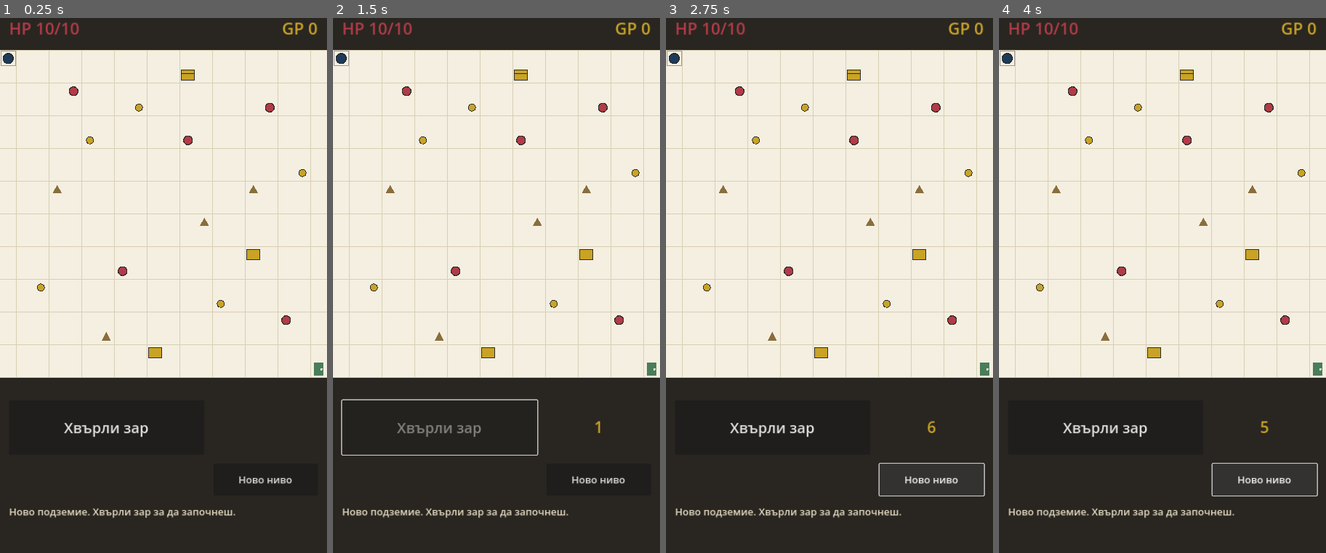
Above: before the commit, frames 1-4 (left to right).
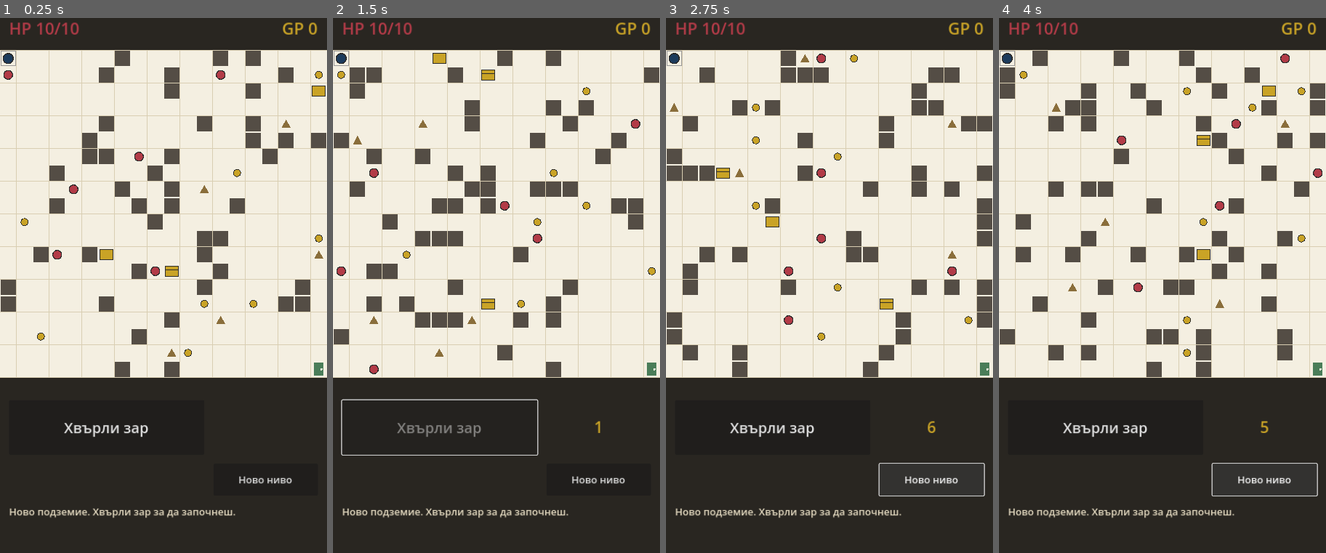
Above: after the commit, the same moments.

Repository: ViliyanSG/paper-dungeon
Game: Godot game, scene res://Main.tscn
Two runs of this game, one before a commit and one after it. Both use one fixed random seed, a clock stepped at 60 frames per second and the inputs below.
Inputs:
- Up to frame 1 (0.25 s): no input
- Up to frame 2 (1.5 s): click "Ново ниво" at 0.5 s; click "Хвърли зар" at 1.25 s
- Up to frame 3 (2.75 s): click "Ново ниво" at 2 s
- Up to frame 4 (4 s): click "Хвърли зар" at 2.75 s; click "Ново ниво" at 3.5 s

The runs differ from the first frame. In frame 1, 7.6% of the frame differs, in the area x 0-100%, y 6-68%; in frame 2, 8.4%; in frame 3, 8.5%; in frame 4, 9.3%.

Commit message:
Add random walls: full-cell obstacles that block movement; scatter entities on free reachable cells; regenerate until exit reachable
Co-Authored-By: Claude Opus 4.8 <noreply@anthropic.com>

Diff:
--- a/main.gd
+++ b/main.gd
@@ -24,6 +24,7 @@
 const C_BLUE := Color(0.11, 0.23, 0.36)
 const C_GRAY := Color(0.6, 0.6, 0.6)
 const C_TEXT := Color(0.90, 0.86, 0.76)
+const C_WALL := Color(0.33, 0.30, 0.27)
 
 # ---- Game state ----
 var player := {}
@@ -34,6 +35,7 @@
 var awaiting_move := false
 var path: Array[Vector2i] = []
 var entities: Array = []
+var walls: Dictionary = {}
 var exit_cell := Vector2i(COLS - 1, ROWS - 1)
 var spinning := false
 var game_over := false
@@ -125,24 +127,7 @@
 	game_over = false
 	log_lines = []
 
-	# Hand-designed layout (spread across the 20x20 board)
-	_place("enemy", 4, 2)
-	_place("enemy", 11, 5)
-	_place("enemy", 16, 3)
-	_place("enemy", 7, 13)
-	_place("enemy", 17, 16)
-	_place("trap", 3, 8)
-	_place("trap", 12, 10)
-	_place("trap", 6, 17)
-	_place("trap", 15, 8)
-	_place("coin", 8, 3)
-	_place("coin", 2, 14)
-	_place("coin", 13, 15)
-	_place("coin", 18, 7)
-	_place("coin", 5, 5)
-	_place("chest", 15, 12)
-	_place("chest", 9, 18)
-	_place("chest", 11, 1)
+	_generate_level()
 
 	add_log("Ново подземие. Хвърли зар за да започнеш.")
 	roll_button.disabled = false
@@ -156,6 +141,73 @@
 	for k in extra:
 		e[k] = extra[k]
 	entities.append(e)
+
+
+func is_wall(cell: Vector2i) -> bool:
+	return walls.has(cell)
+
+
+# Generate random walls, then scatter entities on free reachable cells.
+# Regenerates until the exit is reachable from the entrance.
+func _generate_level() -> void:
+	var entrance := Vector2i(0, 0)
+	for attempt in 25:
+		walls = {}
+		for y in ROWS:
+			for x in COLS:
+				var c := Vector2i(x, y)
+				if c == entrance or c == exit_cell:
+					continue
+				if randf() < 0.14:
+					walls[c] = true
+		var reach := _reachable(entrance)
+		if reach.has(exit_cell):
+			_populate_entities(reach)
+			return
+	# fallback: no walls at all
+	walls = {}
+	_populate_entities(_reachable(entrance))
+
+
+# Cells reachable by straight slides (1..6 in any of 8 directions), transitively.
+func _reachable(start: Vector2i) -> Dictionary:
+	var seen := {start: true}
+	var stack: Array = [start]
+	var dirs: Array = ORTHO_DIRS + DIAG_DIRS
+	while not stack.is_empty():
+		var cur: Vector2i = stack.pop_back()
+		for d in dirs:
+			var p: Vector2i = cur
+			for step in 6:
+				var np: Vector2i = p + d
+				if np.x < 0 or np.y < 0 or np.x >= COLS or np.y >= ROWS:
+					break
+				if is_wall(np):
+					break
+				p = np
+				if not seen.has(p):
+					seen[p] = true
+					stack.append(p)
+	return seen
+
+
+func _populate_entities(reach: Dictionary) -> void:
+	entities = []
+	var free: Array = []
+	for c in reach:
+		if c == Vector2i(0, 0) or c == exit_cell:
+			continue
+		free.append(c)
+	free.shuffle()
+
+	var idx := 0
+	var counts := {"enemy": 6, "trap": 5, "coin": 8, "chest": 3}
+	for etype in counts:
+		for i in counts[etype]:
+			if idx >= free.size():
+				return
+			_place(etype, free[idx].x, free[idx].y)
+			idx += 1
 
 
 func entity_at(cell: Vector2i):
@@ -238,16 +290,17 @@
 
 
 func _max_steps(from: Vector2i, d: Vector2i, n: int) -> int:
-	var limit := n
-	if d.x > 0:
-		limit = mini(limit, (COLS - 1) - from.x)
-	elif d.x < 0:
-		limit = mini(limit, from.x)
-	if d.y > 0:
-		limit = mini(limit, (ROWS - 1) - from.y)
-	elif d.y < 0:
-		limit = mini(limit, from.y)
-	return limit
+	var k := 0
+	var p := from
+	for i in n:
+		var np: Vector2i = p + d
+		if np.x < 0 or np.y < 0 or np.x >= COLS or np.y >= ROWS:
+			break
+		if is_wall(np):
+			break  # walls block movement
+		p = np
+		k += 1
+	return k
 
 
 # =====================================================================
@@ -374,6 +427,10 @@
 		draw_line(Vector2(i * TILE, GRID_TOP), Vector2(i * TILE, GRID_TOP + ROWS * TILE), C_LINE, 1.0)
 	for j in range(ROWS + 1):
 		draw_line(Vector2(0, GRID_TOP + j * TILE), Vector2(COLS * TILE, GRID_TOP + j * TILE), C_LINE, 1.0)
+
+	# walls (solid blocks)
+	for w in walls:
+		draw_rect(Rect2(w.x * TILE + 1, GRID_TOP + w.y * TILE + 1, TILE - 2, TILE - 2), C_WALL, true)
 
 	# travelled pencil line
 	if path.size() >= 2:
